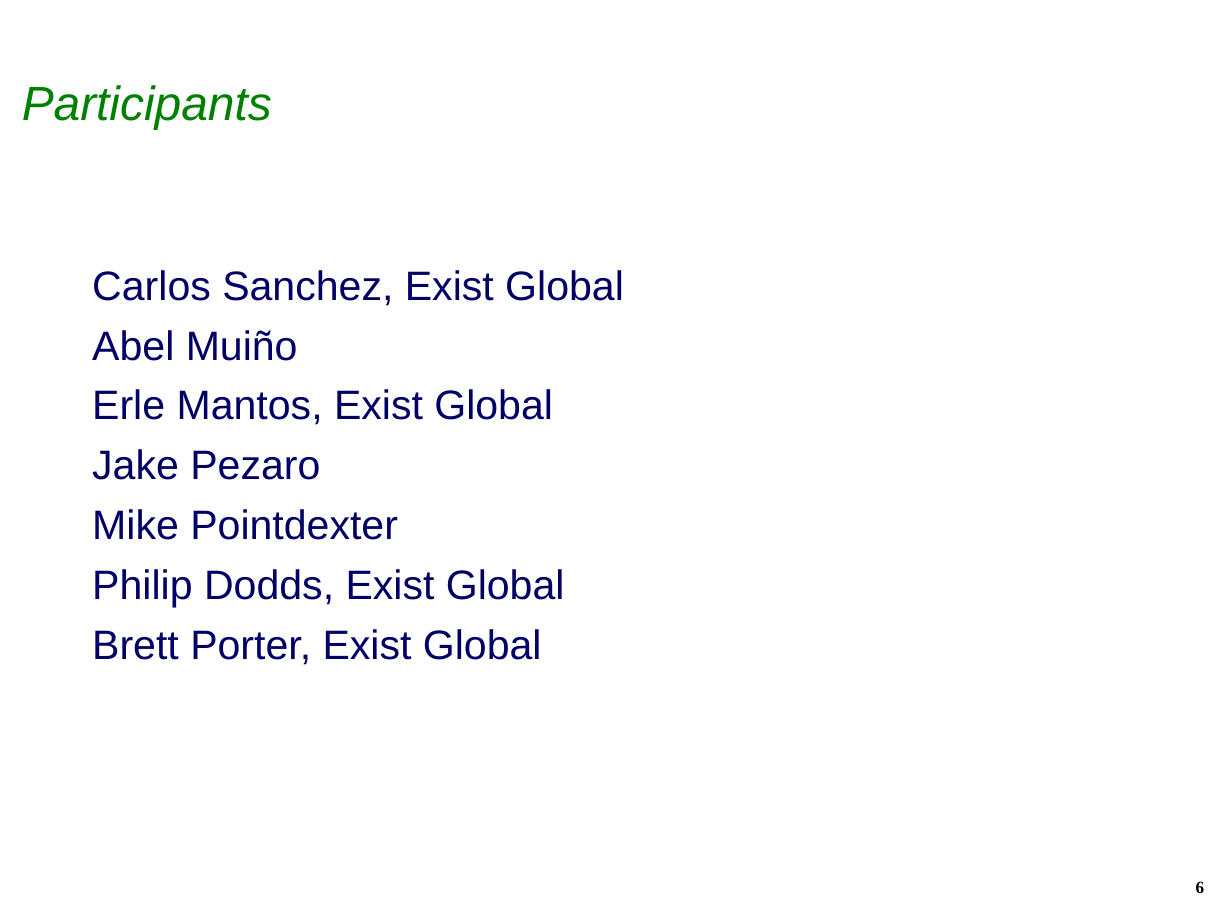
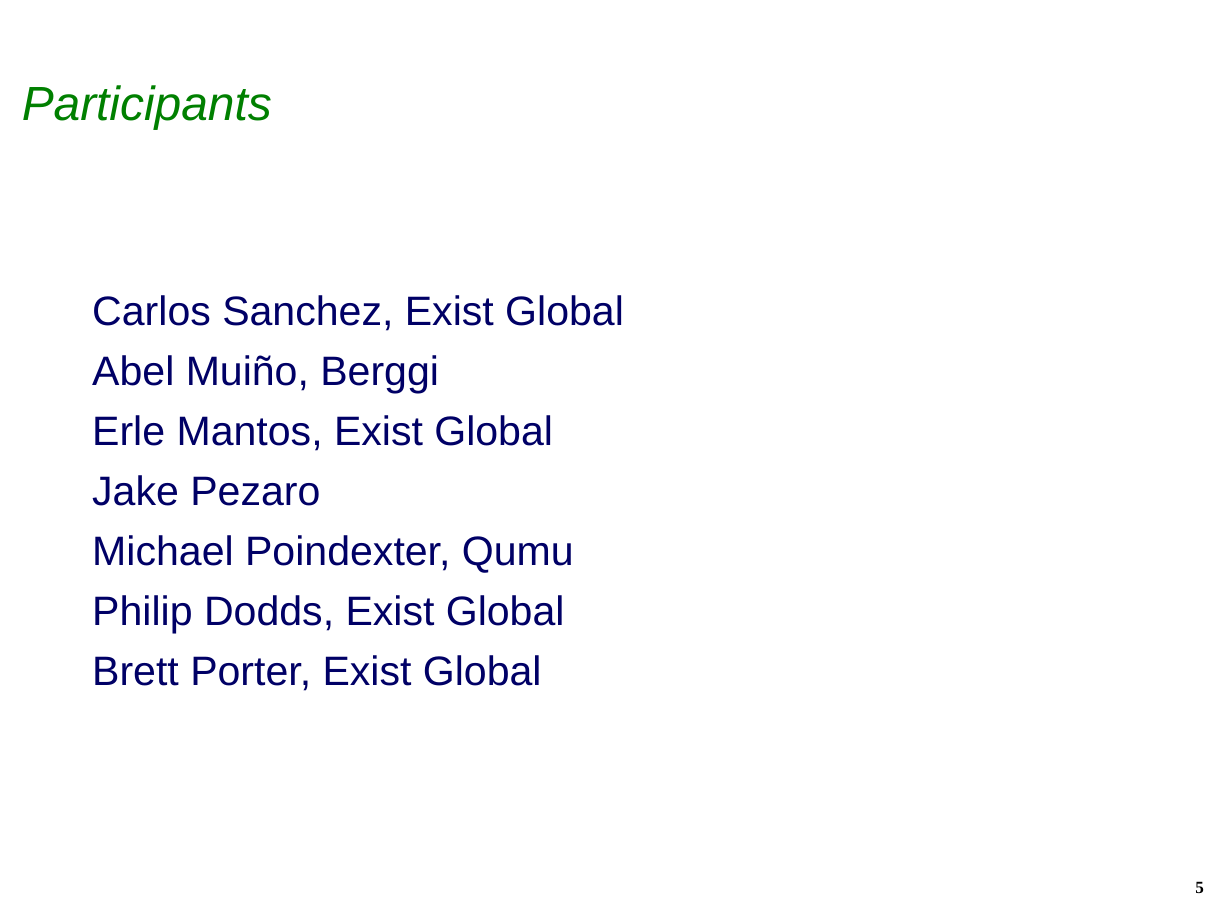
Before and after one commit to isabella232/q4e, a slide deck: slide 5 of docs/EclipseIAMCreationReview.ppt (slide 6 before the commit). Drawn at 1232x924 pixels with LibreOffice and Linux fonts; fonts in the diff are those of the drawing; background and template pictures are left out. Boxes give left, top, right and bottom in pixels: in the first picture for what was removed or moved away, otherwise in the second. Text is boxed around its words. In the diff, an @@ line names an element or a change of style, - is before the commit and + after.

```diff
--- a/docs/EclipseIAMCreationReview.ppt
+++ b/docs/EclipseIAMCreationReview.ppt
@@ text at <box>92,355,439,394</box>: text changed @@
-Abel Muiño
+Abel Muiño, Berggi
@@ text at <box>92,535,574,573</box>: text changed @@
-Mike Pointdexter
+Michael Poindexter, Qumu
@@ page number at <box>1195,881,1204,893</box>: text changed @@
-6
+5
```
Also in this commit, not shown: 7 other slides changed, 1 slide added, 3 slides removed.
